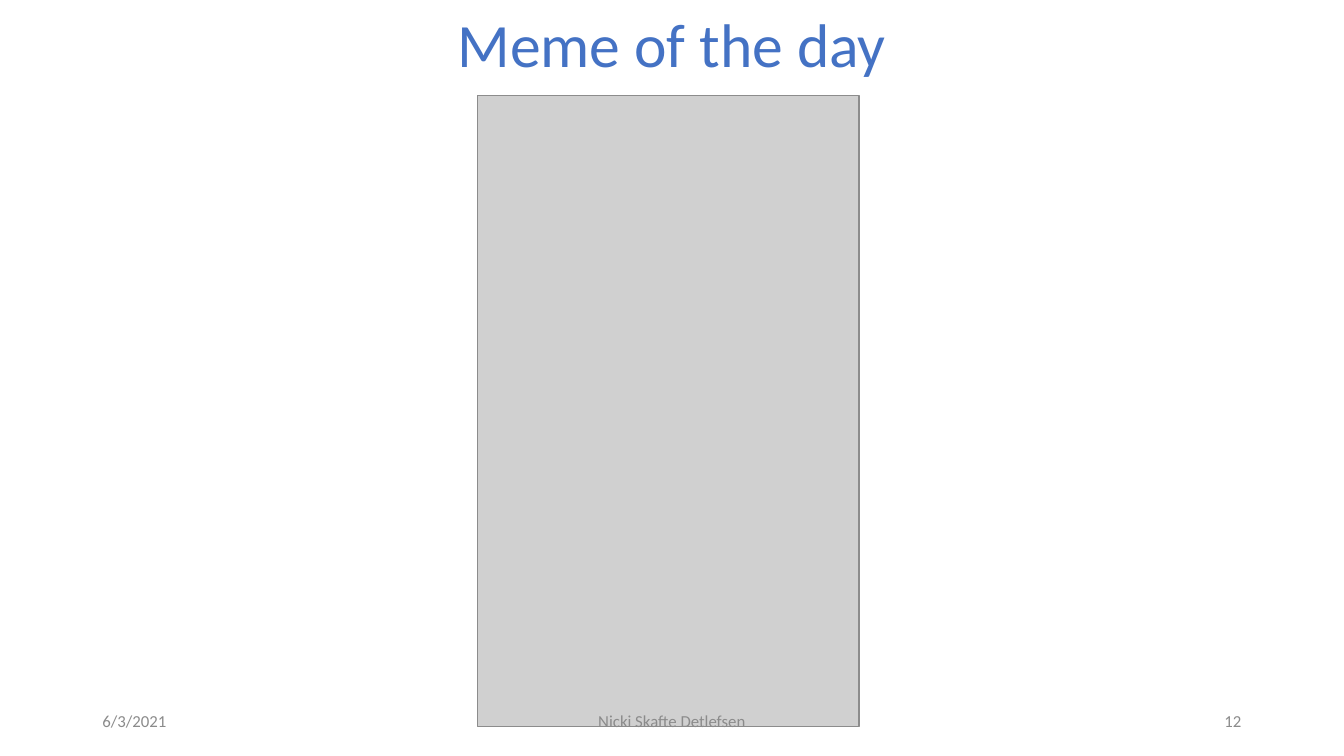
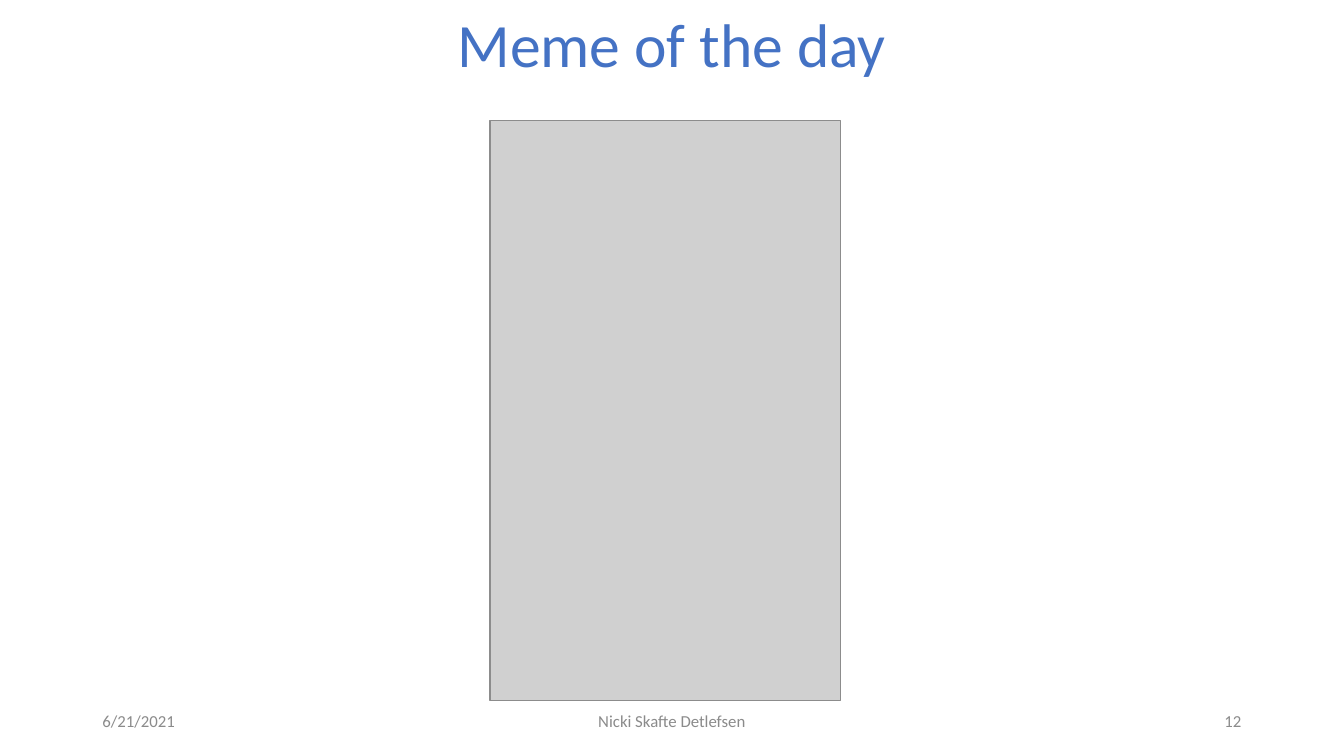
Before and after one commit to DeepEasterbunny/dtu_mlops, a slide deck: slide 12 of 10_reproducibility/Reproducibility.pptx. Drawn at 1344x756 pixels with LibreOffice and Linux fonts; fonts in the diff are those of the drawing; grey boxes stand for pictures; background and template pictures are left out. Boxes give left, top, right and bottom in pixels: in the first picture for what was removed or moved away, otherwise in the second. Text is boxed around its words. In the diff, an @@ line names an element or a change of style, - is before the commit and + after.

```diff
--- a/10_reproducibility/Reproducibility.pptx
+++ b/10_reproducibility/Reproducibility.pptx
@@ picture: place and size @@
-picture at <box>478,96,860,727</box>
+picture at <box>490,121,841,701</box>
@@ text at <box>102,715,174,728</box>: text changed @@
-6/3/2021
+6/21/2021
```
Also in this commit, not shown: 10 other slides changed, 3 other files.
